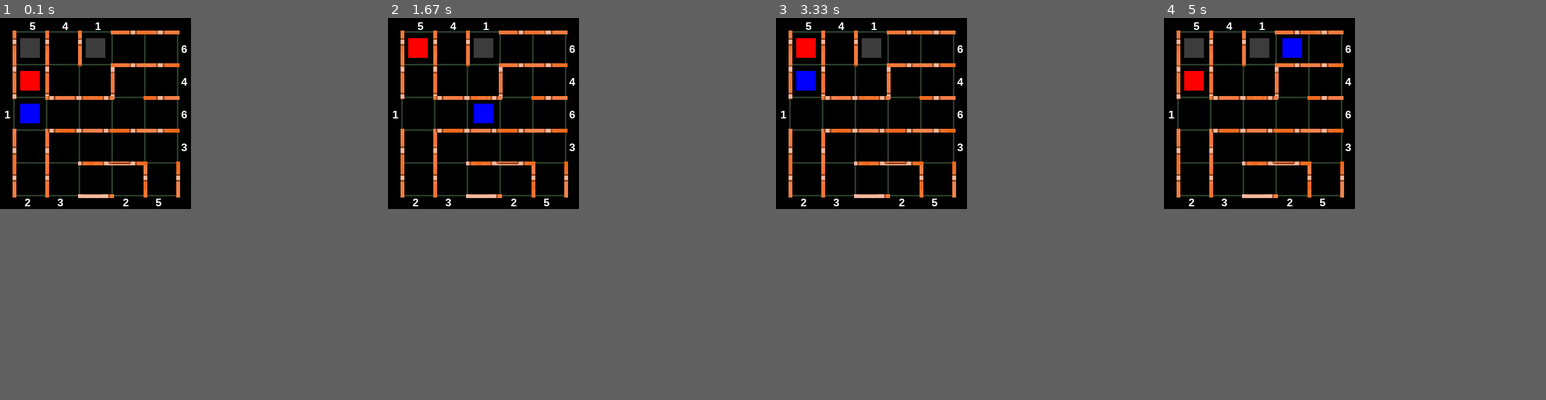
Above: before the commit, frames 1-4 (left to right).
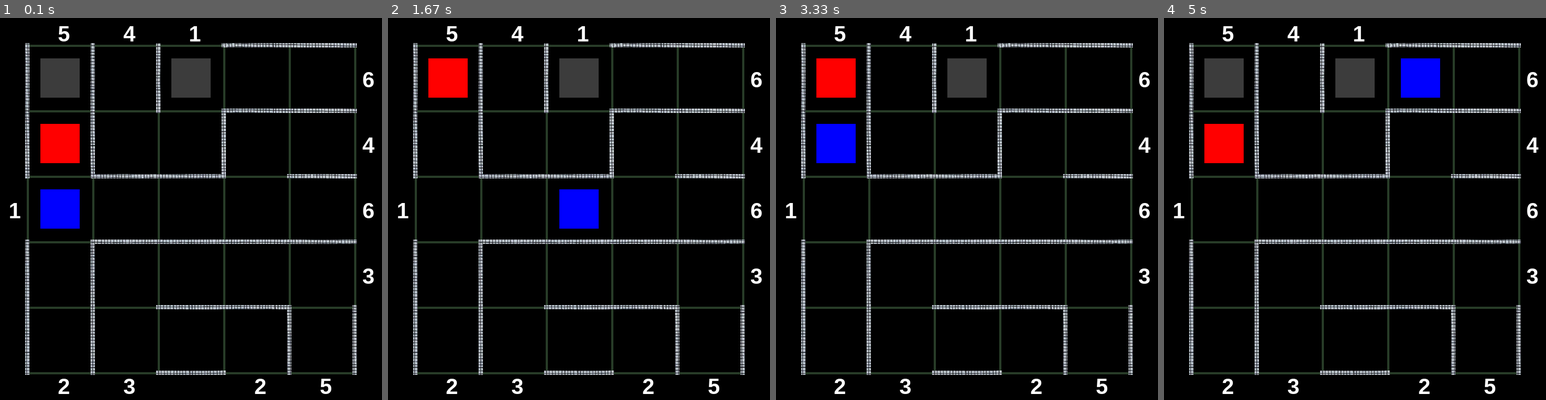
Above: after the commit, the same moments.

Repository: MackieZhou/Amazing-Puzzle
Game: pygame game, started from puzzle3.py
The game is run twice, just before and just after one commit, with the same random seed, the same clock (stepped at 60 frames per second) and the same inputs.
Inputs:
- Up to frame 1 (0.1 s): no input
- Up to frame 2 (1.67 s): hold Right 0.33-0.8 s; hold Up 0.83-1.13 s; hold Right 1.17-1.63 s
- Up to frame 3 (3.33 s): hold Left 1.67-2.2 s; hold Down 2.23-2.53 s; hold Left 2.57-2.97 s; hold Up from 3 s (still down)
- Up to frame 4 (5 s): release Up at 3.37 s; hold Down 4.07-4.43 s; hold Left 4.47-4.93 s; hold Right from 4.97 s (still down)
In our replay, the window is 350x350 before the commit and 700x700 after it. These sizes can differ from the game's own. Grey fills any space a smaller window leaves; there, only what the larger window draws over its background counts as a difference.

The runs differ from the first frame. In frame 1, 17% of the frame differs, in the area x 1-98%, y 1-99%; in frame 2, 16%; in frame 3, 16%; in frame 4, 17%.

Commit message:
puzzle3 and gameNumber updated -game window enlarged

Diff:
--- a/gameNumber.py
+++ b/gameNumber.py
@@ -25,33 +25,33 @@
         # to check the puzzle you are creating numbers for
         # create numbers for puzzle 1
         if puzzle == 1:
-            grid_len = 100
+            grid_len = 200
             pass
 
         # create numbers for puzzle 2
         elif puzzle == 2:
-            grid_len = 75
+            grid_len = 150
             pass
 
         # create numbers for puzzle 3
         elif puzzle == 3:
-            grid_len = 60
+            grid_len = 120
             # if the number is at the left side of the grid
             if direction == "left":
-                x2 = 8
-                y2 = 25 + (y-0.5)*grid_len - 10
+                x2 = 16
+                y2 = 50 + (y-0.5)*grid_len - 20
             # if the number is at the right side of the grid
             elif direction == "right":
-                x2 = 332
-                y2 = 25 + (y-0.5)*grid_len - 10
+                x2 = 664
+                y2 = 50 + (y-0.5)*grid_len - 20
             # if the number is above the grid
             elif direction == "up":
-                x2 = 25 + (x-0.5)*grid_len - 1
-                y2 = 3
+                x2 = 50 + (x-0.5)*grid_len - 4
+                y2 = 6
             # if the number is at the bottom of the grid
             elif direction == "down":
-                x2 = 25 + (x-0.5)*grid_len - 10
-                y2 = 326
+                x2 = 50 + (x-0.5)*grid_len - 4
+                y2 = 652
 
         self.coords = (x2, y2)
         fon = pygame.font.SysFont(gameNumber.def_font, self.size, True, False)
--- a/puzzle3.py
+++ b/puzzle3.py
@@ -6,9 +6,9 @@
 class puzzle3():
     """The 5*5 puzzle"""
 
-    grid_len = 60
+    grid_len = 120
     square_len = grid_len * 3 // 5
-    half_len = square_len // 2
+    half_len = square_len // 2  # half the length of a colored square
 
     def __init__(self, color, x, y, win):
         """construct a square object;color is given as tuple (red, green, blue)
@@ -25,8 +25,9 @@
         """create the pygame rectangle and draw the rectangle"""
         # (cor_x, cor_y) is the top-left corner of the square
         # convert GRID coordinates into GAME-WINDOW coordinates
-        self.cor_x = 25 + (self.x-0.5)*puzzle3.grid_len - puzzle3.half_len
-        self.cor_y = 25 + (self.y-0.5)*puzzle3.grid_len - puzzle3.half_len
+        # the margin is 50
+        self.cor_x = 50 + (self.x-0.5)*puzzle3.grid_len - puzzle3.half_len
+        self.cor_y = 50 + (self.y-0.5)*puzzle3.grid_len - puzzle3.half_len
 
         # create the rectangle and draw it
         self.sq = pygame.Rect(self.cor_x, self.cor_y, puzzle3.square_len, puzzle3.square_len)
@@ -366,10 +367,10 @@
 
 def main():
 
-    # the game window has a dimension of 350*350
-    # the grid takes up 300*300
+    # the game window has a dimension of 700*700
+    # the grid takes up 600*600
     # the margin on each side is 50
-    win = pygame.display.set_mode(size=(350, 350))
+    win = pygame.display.set_mode(size=(700, 700))
     pygame.display.set_caption("Amazing Puzzle - Level 999")
 
     # colors:
@@ -437,70 +438,57 @@
 
         # draw everything:
         # background grid - vertical
-        pygame.draw.line(win, grid_color, (25, 25), (25, 325), 3)
-        pygame.draw.line(win, grid_color, (85, 25), (85, 325), 3)
-        pygame.draw.line(win, grid_color, (145, 25), (145, 325), 3)
-        pygame.draw.line(win, grid_color, (205, 25), (205, 325), 3)
-        pygame.draw.line(win, grid_color, (265, 25), (265, 325), 3)
-        pygame.draw.line(win, grid_color, (325, 25), (325, 325), 3)
+        pygame.draw.line(win, grid_color, (50, 50), (50, 650), 4)
+        pygame.draw.line(win, grid_color, (170, 50), (170, 650), 4)
+        pygame.draw.line(win, grid_color, (290, 50), (290, 650), 4)
+        pygame.draw.line(win, grid_color, (410, 50), (410, 650), 4)
+        pygame.draw.line(win, grid_color, (530, 50), (530, 650), 4)
+        pygame.draw.line(win, grid_color, (650, 50), (650, 650), 4)
         # background grid - horizontal
-        pygame.draw.line(win, grid_color, (25, 25), (325, 25), 3)
-        pygame.draw.line(win, grid_color, (25, 85), (325, 85), 3)
-        pygame.draw.line(win, grid_color, (25, 145), (325, 145), 3)
-        pygame.draw.line(win, grid_color, (25, 205), (325, 205), 3)
-        pygame.draw.line(win, grid_color, (25, 265), (325, 265), 3)
-        pygame.draw.line(win, grid_color, (25, 325), (325, 325), 3)
+        pygame.draw.line(win, grid_color, (50, 50), (650, 50), 4)
+        pygame.draw.line(win, grid_color, (50, 170), (650, 170), 4)
+        pygame.draw.line(win, grid_color, (50, 290), (650, 290), 4)
+        pygame.draw.line(win, grid_color, (50, 410), (650, 410), 4)
+        pygame.draw.line(win, grid_color, (50, 530), (650, 530), 4)
+        pygame.draw.line(win, grid_color, (50, 650), (650, 650), 4)
 
         # walls - vertical
-        wall_ver_1 = pygame.image.load("wall_ver.jpg")
-        wall_ver_1_rect = pygame.Rect(23, 23, 7, 126)
+        wall_ver_1 = pygame.image.load("bg2.jpg")
+        wall_ver_1_rect = pygame.Rect(46, 46, 8, 248)
         win.blit(wall_ver_1, wall_ver_1_rect, wall_ver_1_rect)
-        wall_ver_2 = pygame.image.load("wall_ver.jpg")
-        wall_ver_2_rect = pygame.Rect(23, 203, 7, 126)
-        win.blit(wall_ver_2, wall_ver_2_rect, wall_ver_2_rect)
-        wall_ver_3 = pygame.image.load("wall_ver.jpg")
-        wall_ver_3_rect = pygame.Rect(83, 23, 7, 126)
-        win.blit(wall_ver_3, wall_ver_3_rect, wall_ver_3_rect)
-        wall_ver_4 = pygame.image.load("wall_ver.jpg")
-        wall_ver_4_rect = pygame.Rect(83, 203, 7, 126)
-        win.blit(wall_ver_4, wall_ver_4_rect, wall_ver_4_rect)
-        wall_ver_5 = pygame.image.load("wall_ver.jpg")
-        wall_ver_5_rect = pygame.Rect(143, 23, 7, 66)
-        win.blit(wall_ver_5, wall_ver_5_rect, wall_ver_5_rect)
-        wall_ver_6 = pygame.image.load("wall_ver.jpg")
-        wall_ver_6_rect = pygame.Rect(203, 83, 7, 66)
-        win.blit(wall_ver_6, wall_ver_6_rect, wall_ver_6_rect)
-        wall_ver_7 = pygame.image.load("wall_ver.jpg")
-        wall_ver_7_rect = pygame.Rect(263, 263, 7, 66)
-        win.blit(wall_ver_7, wall_ver_7_rect, wall_ver_7_rect)
-        wall_ver_8 = pygame.image.load("wall_ver.jpg")
-        wall_ver_8_rect = pygame.Rect(323, 263, 7, 66)
-        win.blit(wall_ver_8, wall_ver_8_rect, wall_ver_8_rect)
-        # walls - horizontal
-        wall_hor_1 = pygame.image.load("wall_hor.jpg")
-        wall_hor_1_rect = pygame.Rect(203, 23, 126, 7)
+        wall_ver_2_rect = pygame.Rect(46, 406, 8, 248)
+        win.blit(wall_ver_1, wall_ver_2_rect, wall_ver_2_rect)
+        wall_ver_3_rect = pygame.Rect(166, 46, 8, 248)
+        win.blit(wall_ver_1, wall_ver_3_rect, wall_ver_3_rect)
+        wall_ver_4_rect = pygame.Rect(166, 406, 8, 248)
+        win.blit(wall_ver_1, wall_ver_4_rect, wall_ver_4_rect)
+        wall_ver_5_rect = pygame.Rect(286, 46, 8, 128)
+        win.blit(wall_ver_1, wall_ver_5_rect, wall_ver_5_rect)
+        wall_ver_6_rect = pygame.Rect(406, 166, 8, 128)
+        win.blit(wall_ver_1, wall_ver_6_rect, wall_ver_6_rect)
+        wall_ver_7_rect = pygame.Rect(526, 526, 8, 128)
+        win.blit(wall_ver_1, wall_ver_7_rect, wall_ver_7_rect)
+        wall_ver_8_rect = pygame.Rect(646, 526, 8, 128)
+        win.blit(wall_ver_1, wall_ver_8_rect, wall_ver_8_rect)
+        # # walls - horizontal
+        wall_hor_1 = pygame.image.load("bg2.jpg")
+        wall_hor_1_rect = pygame.Rect(406, 46, 248, 8)
         win.blit(wall_hor_1, wall_hor_1_rect, wall_hor_1_rect)
-        wall_hor_2 = pygame.image.load("wall_hor.jpg")
-        wall_hor_2_rect = pygame.Rect(203, 83, 126, 7)
-        win.blit(wall_hor_2, wall_hor_2_rect, wall_hor_2_rect)
-        wall_hor_3 = pygame.image.load("wall_hor.jpg")
-        wall_hor_3_rect = pygame.Rect(83, 143, 126, 7)
-        win.blit(wall_hor_3, wall_hor_3_rect, wall_hor_3_rect)
-        wall_hor_4 = pygame.image.load("wall_hor.jpg")
-        wall_hor_4_rect = pygame.Rect(263, 143, 66, 7)
-        win.blit(wall_hor_4, wall_hor_4_rect, wall_hor_4_rect)
-        wall_hor_5 = pygame.image.load("wall_hor.jpg")
-        wall_hor_5_rect = pygame.Rect(83, 203, 246, 7)
-        win.blit(wall_hor_5, wall_hor_5_rect, wall_hor_5_rect)
-        wall_hor_6 = pygame.image.load("wall_hor.jpg")
-        wall_hor_6_rect = pygame.Rect(143, 263, 126, 7)
-        win.blit(wall_hor_6, wall_hor_6_rect, wall_hor_6_rect)
-        wall_hor_7 = pygame.image.load("wall_hor.jpg")
-        wall_hor_7_rect = pygame.Rect(143, 323, 66, 7)
-        win.blit(wall_hor_7, wall_hor_7_rect, wall_hor_7_rect)
+        wall_hor_2_rect = pygame.Rect(406, 166, 248, 8)
+        win.blit(wall_hor_1, wall_hor_2_rect, wall_hor_2_rect)
+        wall_hor_3_rect = pygame.Rect(166, 286, 248, 8)
+        win.blit(wall_hor_1, wall_hor_3_rect, wall_hor_3_rect)
+        wall_hor_4_rect = pygame.Rect(526, 286, 128, 8)
+        win.blit(wall_hor_1, wall_hor_4_rect, wall_hor_4_rect)
+        wall_hor_5_rect = pygame.Rect(166, 406, 488, 8)
+        win.blit(wall_hor_1, wall_hor_5_rect, wall_hor_5_rect)
+        wall_hor_6_rect = pygame.Rect(286, 526, 248, 8)
+        win.blit(wall_hor_1, wall_hor_6_rect, wall_hor_6_rect)
+        wall_hor_7_rect = pygame.Rect(286, 646, 128, 8)
+        win.blit(wall_hor_1, wall_hor_7_rect, wall_hor_7_rect)
 
         # draw the numbers
-        size = 20
+        size = 40
         game = 3
         n1_1 = gameNumber("1", size, white, (1, 3), "left", game)
         n1_1.draw(win)
